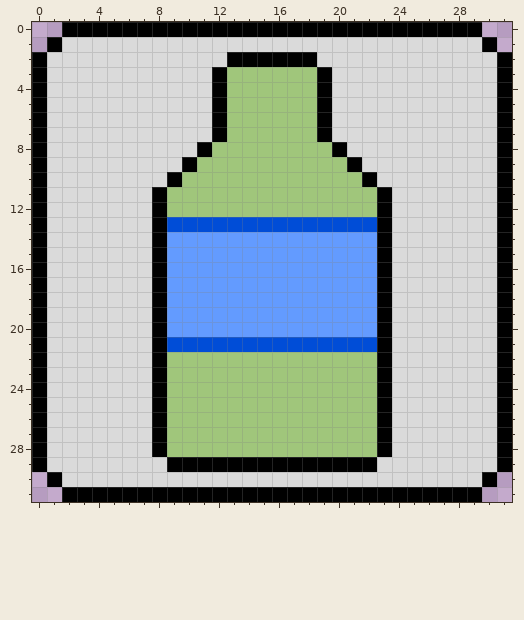
Pixel-art file -- Assets/Objects/UI/buttons/SkinsButton.aseprite. Above, as it was before the edit.
32x32 pixels, 1 frame.
After:
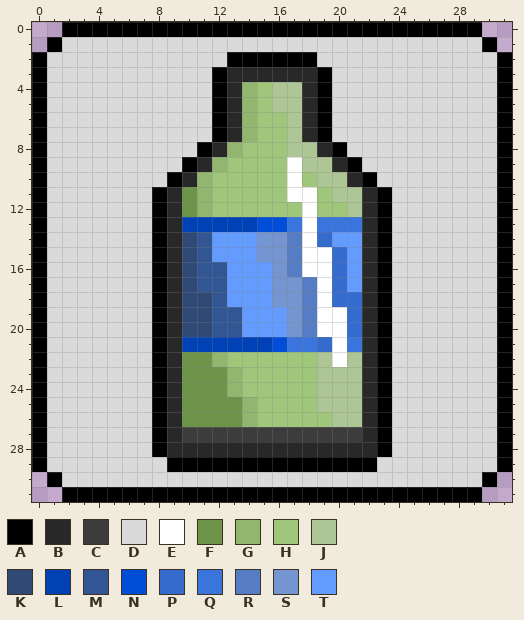
Palette (. is transparent): A #000000  B #282828  C #3c3c3c  D #dadada  E #ffffff  F #6e944a  G #92b570  H #a0c67b  J #aec696  K #314a75  L #0041b5  M #325594  N #004dd7  P #356bcd  Q #3a74dd  R #567dc3  S #7495d0  T #639bff
From old to new:
@@ x 7..24 @@
  2 DDDDDDAAAAAADDDDDD
- 3 DDDDDAHHHHHHADDDDD
- 4 DDDDDAHHHHHHADDDDD
- 5 DDDDDAHHHHHHADDDDD
- 6 DDDDDAHHHHHHADDDDD
- 7 DDDDDAHHHHHHADDDDD
- 8 DDDDAHHHHHHHHADDDD
- 9 DDDAHHHHHHHHHHADDD
-10 DDAHHHHHHHHHHHHADD
-11 DAHHHHHHHHHHHHHHAD
-12 DAHHHHHHHHHHHHHHAD
-13 DANNNNNNNNNNNNNNAD
-14 DATTTTTTTTTTTTTTAD
-15 DATTTTTTTTTTTTTTAD
-16 DATTTTTTTTTTTTTTAD
-17 DATTTTTTTTTTTTTTAD
-18 DATTTTTTTTTTTTTTAD
-19 DATTTTTTTTTTTTTTAD
-20 DATTTTTTTTTTTTTTAD
-21 DANNNNNNNNNNNNNNAD
-22 DAHHHHHHHHHHHHHHAD
-23 DAHHHHHHHHHHHHHHAD
-24 DAHHHHHHHHHHHHHHAD
-25 DAHHHHHHHHHHHHHHAD
-26 DAHHHHHHHHHHHHHHAD
-27 DAHHHHHHHHHHHHHHAD
-28 DAHHHHHHHHHHHHHHAD
+ 3 DDDDDABBBBBBADDDDD
+ 4 DDDDDABGHJJBADDDDD
+ 5 DDDDDABGHJJBADDDDD
+ 6 DDDDDABGHHJBADDDDD
+ 7 DDDDDABGHHJBADDDDD
+ 8 DDDDABGHHHJJBADDDD
+ 9 DDDABGHHHHEJJBADDD
+10 DDABGHHHHHEHJJBADD
+11 DABFGHHHHHEEHJJBAD
+12 DABFGHHHHHHEHHJBAD
+13 DABLLLLLNNQEQQQBAD
+14 DABKMTTTSSREPTTBAD
+15 DABKMTTTSSREEPTBAD
+16 DABKMMTTTSREEPTBAD
+17 DABKMMTTTSSREPTBAD
+18 DABKKMTTTSSREPPBAD
+19 DABKKMMTTTSREEPBAD
+20 DABKKMMTTTSREEPBAD
+21 DABLLLLLLNQQPEQBAD
+22 DABFFGHHHHHHJEJBAD
+23 DABFFFGHHHHHJJJBAD
+24 DABFFFGHHHHHJJJBAD
+25 DABFFFFGHHHHJJJBAD
+26 DABFFFFGHHHHHJJBAD
+27 DABCCCCCCCCCCCCBAD
+28 DABBBBBBBBBBBBBBAD
 29 DDAAAAAAAAAAAAAADD
Where, in picture pixels (left, top, right, bottom), the same in both pictures:
changed: (167, 67, 377, 457)
